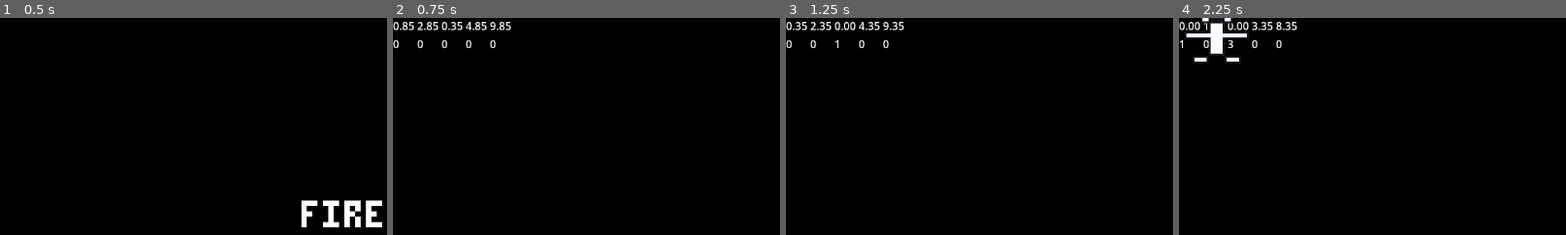
Above: before the commit, frames 1-4 (left to right).
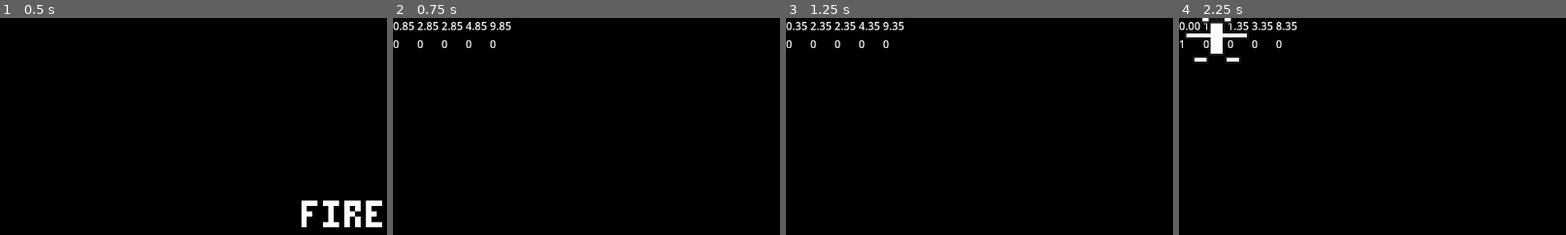
Above: after the commit, the same moments.

Repository: ThomasApplewhite/FIREBALL-Prototype
Game: Godot game, scene res://Source/GameScenes/MainMenu.tscn
Two runs of this game, one before a commit and one after it. Both use one fixed random seed, a clock stepped at 60 frames per second and the inputs below.
Inputs (mouse positions are % of the whole screen's width and height, from its top left):
- Up to frame 1 (0.5 s): no input
- Up to frame 2 (0.75 s): click "[center]START[/center]" at 0.5 s
- Up to frame 3 (1.25 s): no input
- Up to frame 4 (2.25 s): click (3, 94) at 1.27 s; click (10, 94) at 2.02 s
The pictures show only the part of the screen within x 0-50%, y 0-50%; the shares and areas given below are measured in that part.

Frame 1 is identical in both runs. In frame 2, less than 0.1% of the frame differs, in the area x 12-17%, y 1-6%; in frame 3, 0.2%, in the area x 12-19%, y 1-14%; in frame 4, 0.2%.

Commit message:
Adjusted global cooldown values for Ice Spike and Twist of Fate

Diff:
--- a/Assets/Spells/SpellData/ice_spike_spell_data.tres
+++ b/Assets/Spells/SpellData/ice_spike_spell_data.tres
@@ -9,10 +9,10 @@
 name = "Ice Spike"
 icon = ExtResource("1_xxctp")
 packed_spell = ExtResource("2_58l2r")
-cooldown = 0.5
+cooldown = 3.0
 cooldown_multiplier_variable = "x"
 cooldown_multiplier_with_level = "1.0"
-global_cooldown_change = 2.0
+global_cooldown_change = -2.0
 health_change_on_cast = -35.0
 damage = 200.0
 speed = 1500.0
--- a/Assets/Spells/SpellData/twist_of_fate_spell_data.tres
+++ b/Assets/Spells/SpellData/twist_of_fate_spell_data.tres
@@ -12,7 +12,7 @@
 cooldown = 5.0
 cooldown_multiplier_variable = "x"
 cooldown_multiplier_with_level = "1.0"
-global_cooldown_change = -0.5
+global_cooldown_change = 4.0
 health_change_on_cast = 75.0
 damage = 150.0
 speed = 0.0
Not shown, added: Docs/Home/DesignDocs/CondensedSpellPurposes.txt
Not shown, changed: Docs/Home/DevelopmentDocs/FinishedDevDocs/FunctionalDevelopmentPolish.txt
Not shown, changed: Docs/Home/DevelopmentDocs/FunctionalPlayabilityPolish.txt
